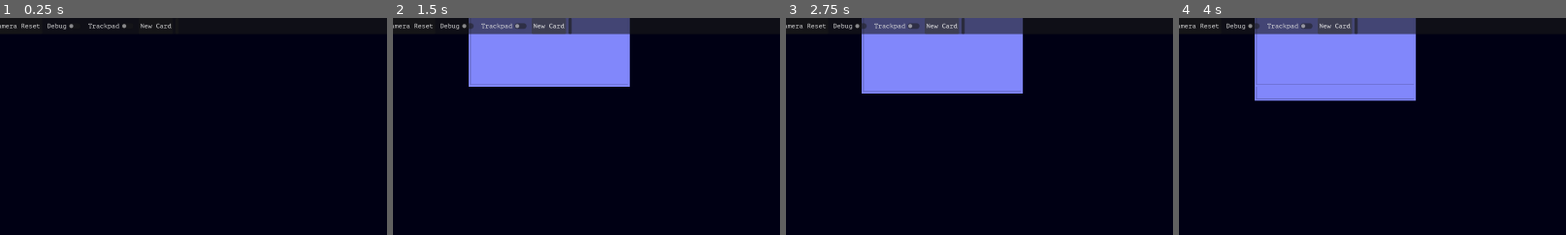
Above: before the commit, frames 1-4 (left to right).
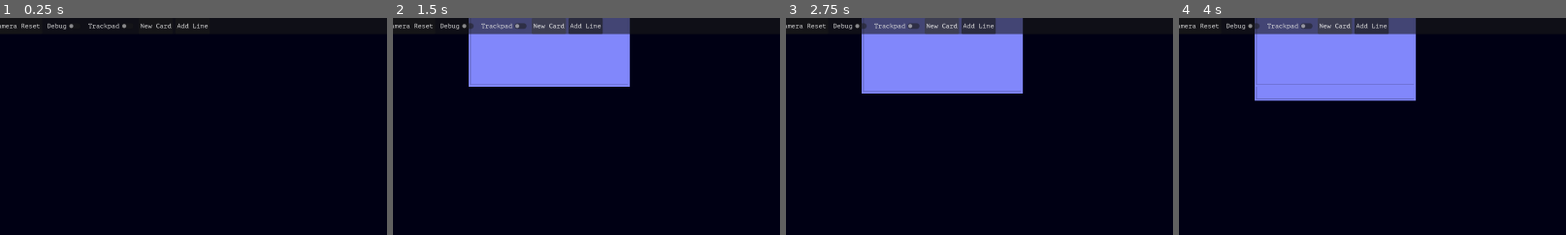
Above: after the commit, the same moments.

Repository: BudgetKvasir/timeline
Game: Godot game, scene res://main.tscn
Same seed, same stepped clock (60 frames per second), same inputs: the game is played once before the commit and once after it.
Inputs (mouse positions are % of the whole screen's width and height, from its top left; square brackets give the same spot before the commit, where the layout moved):
- Up to frame 1 (0.25 s): no input
- Up to frame 2 (1.5 s): click (26, 2) [24, 2] at 0.5 s; click "New Card" at 1.25 s
- Up to frame 3 (2.75 s): click (21, 3) at 2.02 s; type "12" at 2.1 s
- Up to frame 4 (4 s): click (21, 5) at 2.77 s; type "12" at 2.85 s; click "New Card" at 3.5 s
The pictures show only the part of the screen within x 1-51%, y 0-50%; the shares and areas given below are measured in that part.

The runs differ from the first frame. In frame 1, less than 0.1% of the frame differs, in the area x 45-54%, y 2-5%; in frame 2, 0.6%, in the area x 45-55%, y 0-8%; in frame 3, 0.6%; in frame 4, 0.6%.

Commit message:
Made progress on adding lines, creating custom Line2D node that saves two anchor points as the start and end of the line and allows you to add points inbetween

Diff:
--- a/anchor.gd
+++ b/anchor.gd
@@ -1,9 +1,14 @@
 extends Area2D
 
+signal clicked(anchor: Area2D)
+signal entered(anchor: Area2D)
+signal exited
 
 # Called when the node enters the scene tree for the first time.
 func _ready() -> void:
 	input_pickable = false
+
+
 	pass # Replace with function body.
 
 
@@ -19,6 +24,17 @@
 
 func _on_input_event(_viewport: Node, event: InputEvent, _shape_idx: int) -> void:
 	if (event is InputEventMouseButton and event.button_index == MOUSE_BUTTON_LEFT) and event.is_pressed():
-		print("Mouse click on anchor %s @ %s" % [self.name, self.position])
+		clicked.emit(self)
+		#print("Mouse click on anchor %s @ %s" % [self.name, self.position])
 		pass
 	pass # Replace with function body.
+
+
+func _on_mouse_entered() -> void:
+	entered.emit(self)
+	pass # Replace with function body.
+
+
+func _on_mouse_exited() -> void:
+	exited.emit()
+	pass # Replace with function body.
--- a/anchor.tscn
+++ b/anchor.tscn
@@ -14,3 +14,5 @@
 shape = SubResource("CircleShape2D_if47m")
 
 [connection signal="input_event" from="." to="." method="_on_input_event"]
+[connection signal="mouse_entered" from="." to="." method="_on_mouse_entered"]
+[connection signal="mouse_exited" from="." to="." method="_on_mouse_exited"]
--- a/card.gd
+++ b/card.gd
@@ -1,6 +1,6 @@
 extends Control
 
-signal drag(dragging)
+signal drag(dragging: bool, _card_id: String)
 
 var AnchorNode: PackedScene = preload("res://anchor.tscn")
 var hovered = false
@@ -21,11 +21,20 @@
 	var debug_toggle = get_tree().root.get_node("/root/Main/MenuHUD/MenuMargin/MenuBar/Buttons/Debug")
 	debug_toggle.toggled.connect(_on_debug_toggled)
 
+	var add_line_button = get_tree().root.get_node("/root/Main/MenuHUD/MenuMargin/MenuBar/Buttons/AddLine")
+	add_line_button.pressed.connect(_on_add_line_pressed)
+
+	var line_manager = get_tree().root.get_node("/root/Main/LineManager")
+
+
 	for i in range(9):
 		anchor_points.append(Vector2(0,0))
 		var anchor = AnchorNode.instantiate()
 		anchor.position = Vector2(0,0)
 		anchor.name = "%s_Anchor%s" % [self.name, i]
+		anchor.clicked.connect(line_manager._on_anchor_clicked)
+		anchor.entered.connect(line_manager._on_anchor_entered)
+		anchor.exited.connect(line_manager._on_anchor_exited)
 		anchors.append(anchor)
 		$AnchorOverlay.add_child(anchor)
 	#for point in anchor_points:
@@ -77,6 +86,10 @@
 	toggle_anchors(toggled_on)
 	pass
 
+func _on_add_line_pressed() -> void:
+
+	pass
+
 func _on_mouse_entered() -> void:
 	hovered = true
 	#print(self.name + " hovered!")
--- /dev/null
+++ b/custom_tools.gd
@@ -0,0 +1,8 @@
+class_name CustomTools
+extends Node
+
+
+static func check_left_click(event: InputEvent) -> bool:
+	if (event is InputEventMouseButton and event.button_index == MOUSE_BUTTON_LEFT) and event.is_pressed():
+		return true
+	return false
--- /dev/null
+++ b/line_manager.gd
@@ -0,0 +1,75 @@
+extends Node2D
+
+var placing: bool = false
+var anchor_hovered: bool = false
+var active_line: Line2D
+var all_lines: Array[Line2D]
+
+# Need to store the anchors as a reference instead, give the lines two anchors and when
+# Card emits the drag signal updatle the line's position to keep matching the anchors position
+
+# Called when the node enters the scene tree for the first time.
+func _ready() -> void:
+	pass # Replace with function body.
+
+
+# Called every frame. 'delta' is the elapsed time since the previous frame.
+func _process(_delta: float) -> void:
+	if placing and !anchor_hovered and active_line != null:
+		var mouse_pos = get_global_mouse_position()
+		set_active_point_pos(mouse_pos)
+
+	pass
+
+func set_active_point_pos(pos: Vector2) -> void:
+	active_line.set_point_position(active_line.get_point_count()-1, pos)
+	pass
+
+func add_new_line(start: Vector2) -> void:
+	var new_line = Line2D.new()
+	new_line.z_index = -1
+	new_line.add_point(start)
+	new_line.add_point(start)
+	all_lines.append(new_line)
+	add_child(new_line)
+	pass
+
+#func _input(event: InputEvent) -> void:
+	#if CustomTools.check_left_click(event) and !placing and anchor_hovered:
+		#placing = true
+		#var new_line = Line2D.new()
+		#new_line.z_index = -1
+		#new_line.add_point(Vector2(0,0))
+		#all_lines.append(new_line)
+		#add_child(new_line)
+		#pass
+	#pass
+
+#### Signals ####
+func _on_add_line_pressed() -> void:
+	placing = true
+	pass # Replace with function body.
+
+func _on_anchor_clicked(anchor: Area2D) -> void: # Make a new point to server as the active one
+	# Check if we have an active line yet and if we are placing one, if not add one starting at
+		# the clicked anchors pos
+	# If we do have a line started and are placing then stop placing and set active line to null
+	print(anchor.name)
+	if active_line == null and placing:
+		add_new_line(anchor.global_position)
+		active_line = all_lines.back()
+	elif active_line != null and placing:
+		set_active_point_pos(anchor.global_position)
+		placing = false
+		active_line = null
+		pass
+
+func _on_anchor_entered(anchor: Area2D) -> void:
+	anchor_hovered = true
+	if placing and active_line != null:
+		set_active_point_pos(anchor.global_position)
+	pass
+
+func _on_anchor_exited() -> void:
+	anchor_hovered = false
+	pass
--- a/main.tscn
+++ b/main.tscn
@@ -3,6 +3,7 @@
 [ext_resource type="Script" uid="uid://c6xkra0ypa6si" path="res://main_cam.gd" id="1_0xm2m"]
 [ext_resource type="Script" uid="uid://1cavxtu8h37v" path="res://main.gd" id="1_h2yge"]
 [ext_resource type="PackedScene" uid="uid://bs6ud3cth06h3" path="res://card.tscn" id="1_ig7tw"]
+[ext_resource type="Script" uid="uid://4hhictwe3y24" path="res://line_manager.gd" id="4_1bvp3"]
 
 [node name="Main" type="Node" unique_id=1216544601]
 script = ExtResource("1_h2yge")
@@ -42,6 +43,7 @@
 
 [node name="AddLine" type="Button" parent="MenuHUD/MenuMargin/MenuBar/Buttons" unique_id=2066276654]
 layout_mode = 2
+text = "Add Line"
 
 [node name="MainCam" type="Camera2D" parent="." unique_id=1742179741]
 scale = Vector2(1.44, 1.44)
@@ -49,7 +51,11 @@
 editor_draw_limits = true
 script = ExtResource("1_0xm2m")
 
+[node name="LineManager" type="Node2D" parent="." unique_id=433258190]
+script = ExtResource("4_1bvp3")
+
 [connection signal="pressed" from="MenuHUD/MenuMargin/MenuBar/Buttons/CamPosReset" to="MainCam" method="_on_cam_pos_reset_pressed"]
 [connection signal="toggled" from="MenuHUD/MenuMargin/MenuBar/Buttons/Debug" to="." method="_on_debug_toggled"]
 [connection signal="toggled" from="MenuHUD/MenuMargin/MenuBar/Buttons/TrackPad" to="MainCam" method="_on_track_pad_toggled"]
 [connection signal="button_up" from="MenuHUD/MenuMargin/MenuBar/Buttons/AddCard" to="." method="_on_add_card_button_up"]
+[connection signal="pressed" from="MenuHUD/MenuMargin/MenuBar/Buttons/AddLine" to="LineManager" method="_on_add_line_pressed"]
--- a/project.godot
+++ b/project.godot
@@ -16,6 +16,10 @@
 run/max_fps=256
 config/icon="res://icon.svg"
 
+[autoload]
+
+Global="*uid://diodx4xd5hhyj"
+
 [display]
 
 window/size/viewport_width=1920
@@ -23,7 +27,7 @@
 
 [editor_plugins]
 
-enabled=PackedStringArray()
+enabled=PackedStringArray("res://addons/linked_line_2d/plugin.cfg")
 
 [gui]
 
--- /dev/null
+++ b/theme/Line2D.svg
@@ -0,0 +1 @@
+<svg xmlns="http://www.w3.org/2000/svg" width="16" height="16"><path fill="none" stroke="#8da5f3" stroke-linecap="round" stroke-linejoin="round" stroke-width="2" d="m2 9 3 4L8 3l3 6 3-2"/></svg>
Not shown, added: custom_tools.gd.uid
Not shown, added: line_manager.gd.uid
Not shown, added: theme/Line2D.svg.import
Not shown, added: .gitattributes
